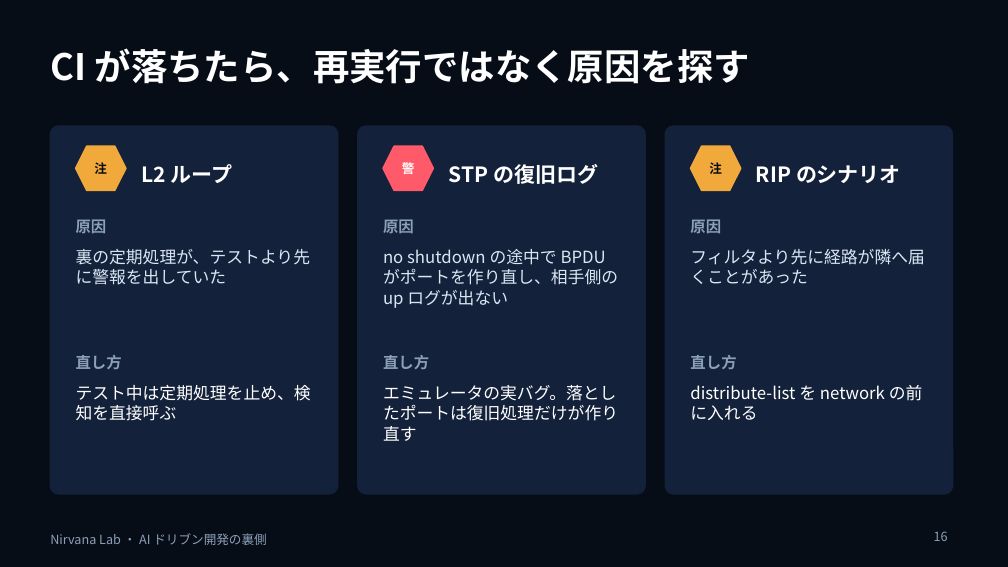
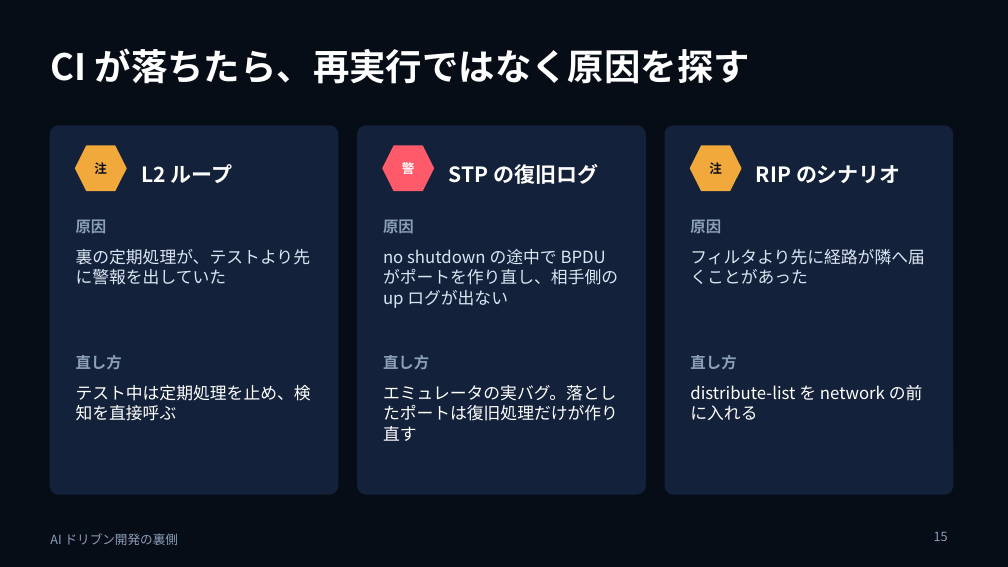
Before and after one commit to w-index-m/nirvana-lab, a slide deck: slide 15 of docs/ai-driven-dev-behind-the-scenes.pptx (slide 16 before the commit). Drawn at 1008x567 pixels with LibreOffice and Linux fonts; fonts in the diff are those of the drawing. Boxes give left, top, right and bottom in pixels: in the first picture for what was removed or moved away, otherwise in the second. Text is boxed around its words. In the diff, an @@ line names an element or a change of style, - is before the commit and + after.

```diff
--- a/docs/ai-driven-dev-behind-the-scenes.pptx
+++ b/docs/ai-driven-dev-behind-the-scenes.pptx
@@ text at (50, 533, 179, 545): text changed @@
-Nirvana Lab ・ AI ドリブン開発の裏側
+AI ドリブン開発の裏側
```
Also in this commit, not shown: 20 other slides changed, 1 slide added, 4 slides removed, 3 other files.
